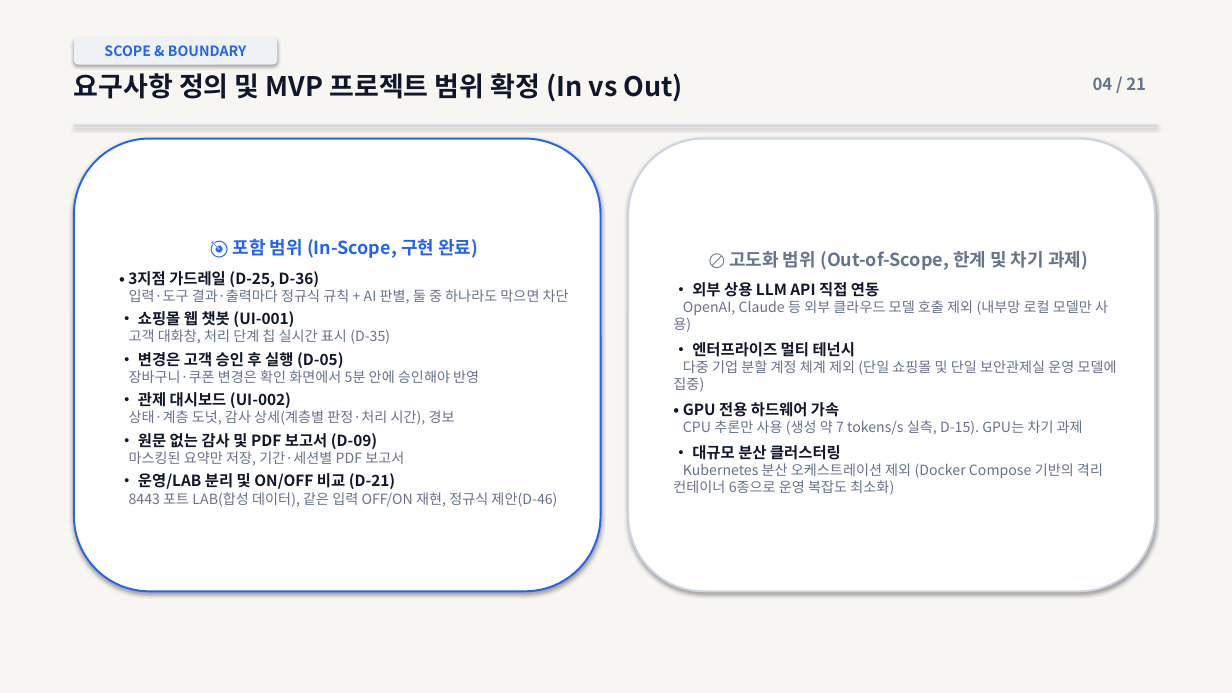
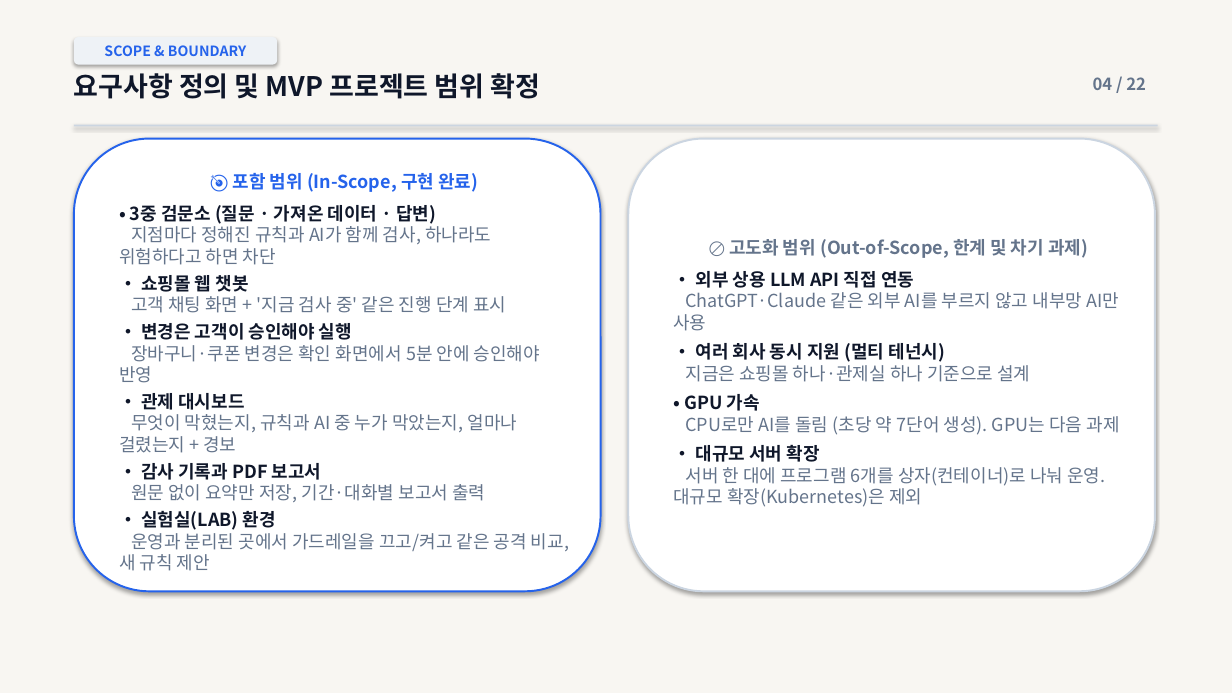
Before and after one commit to vcckm12/CMD_project_01, a slide deck: slide 4 of docs/presentation/final/발표자료.pptx. Drawn at 1232x693 pixels with LibreOffice and Linux fonts; fonts in the diff are those of the drawing. Boxes give left, top, right and bottom in pixels: in the first picture for what was removed or moved away, otherwise in the second. Text is boxed around its words. In the diff, an @@ line names an element or a change of style, - is before the commit and + after.

```diff
--- a/docs/presentation/final/발표자료.pptx
+++ b/docs/presentation/final/발표자료.pptx
@@ text at box(74, 73, 541, 99): text changed @@
-요구사항 정의 및 MVP 프로젝트 범위 확정 (In vs Out)
+요구사항 정의 및 MVP 프로젝트 범위 확정
@@ text at box(1093, 77, 1146, 90): text changed @@
-04 / 21
+04 / 22
@@ text in rounded rectangle at box(119, 205, 506, 340): text changed; size 11 to 14 pt @@
-• 3지점 가드레일 (D-25, D-36)
-입력·도구 결과·출력마다 정규식 규칙 + AI 판별, 둘 중 하나라도 막으면 차단
-• 쇼핑몰 웹 챗봇 (UI-001)
-고객 대화창, 처리 단계 칩 실시간 표시 (D-35)
-• 변경은 고객 승인 후 실행 (D-05)
+• 3중 검문소 (질문 · 가져온 데이터 · 답변)
+지점마다 정해진 규칙과 AI가 함께 검사, 하나라도 위험하다고 하면 차단
+• 쇼핑몰 웹 챗봇
+고객 채팅 화면 + '지금 검사 중' 같은 진행 단계 표시
+• 변경은 고객이 승인해야 실행
@@ text in rounded rectangle at box(673, 292, 1120, 507): text changed; size 11 to 14 pt @@
-OpenAI, Claude 등 외부 클라우드 모델 호출 제외 (내부망 로컬 모델만 사용)
-• 엔터프라이즈 멀티 테넌시
-다중 기업 분할 계정 체계 제외 (단일 쇼핑몰 및 단일 보안관제실 운영 모델에 집중)
-• GPU 전용 하드웨어 가속
-CPU 추론만 사용 (생성 약 7 tokens/s 실측, D-15). GPU는 차기 과제
-• 대규모 분산 클러스터링
-Kubernetes 분산 오케스트레이션 제외 (Docker Compose 기반의 격리 컨테이너 6종으로 운영 복잡도 최소화)
+ChatGPT·Claude 같은 외부 AI를 부르지 않고 내부망 AI만 사용
+• 여러 회사 동시 지원 (멀티 테넌시)
+지금은 쇼핑몰 하나·관제실 하나 기준으로 설계
+• GPU 가속
+CPU로만 AI를 돌림 (초당 약 7단어 생성). GPU는 다음 과제
+• 대규모 서버 확장
+서버 한 대에 프로그램 6개를 상자(컨테이너)로 나눠 운영. 대규모 확장(Kubernetes)은 제외
@@ text in rounded rectangle at box(696, 271, 914, 288): size 12 to 14 pt in "• 외부 상용 LLM API 직접 연동" @@
@@ text in rounded rectangle at box(119, 345, 540, 383): size 11 to 14 pt in "장바구니·쿠폰 변경은 확인 화면에서 5분 안에 승인해야 ..." @@
@@ text in rounded rectangle at box(119, 393, 569, 571): text changed; size 11 to 14 pt @@
-• 관제 대시보드 (UI-002)
-상태·계층 도넛, 감사 상세(계층별 판정·처리 시간), 경보
-• 원문 없는 감사 및 PDF 보고서 (D-09)
-마스킹된 요약만 저장, 기간·세션별 PDF 보고서
-• 운영/LAB 분리 및 ON/OFF 비교 (D-21)
-8443 포트 LAB(합성 데이터), 같은 입력 OFF/ON 재현, 정규식 제안(D-46)
+• 관제 대시보드
+무엇이 막혔는지, 규칙과 AI 중 누가 막았는지, 얼마나 걸렸는지 + 경보
+• 감사 기록과 PDF 보고서
+원문 없이 요약만 저장, 기간·대화별 보고서 출력
+• 실험실(LAB) 환경
+운영과 분리된 곳에서 가드레일을 끄고/켜고 같은 공격 비교, 새 규칙 제안
```
Also in this commit, not shown: 15 other slides changed, 6 slides added, 4 slides removed, 4 other files.
